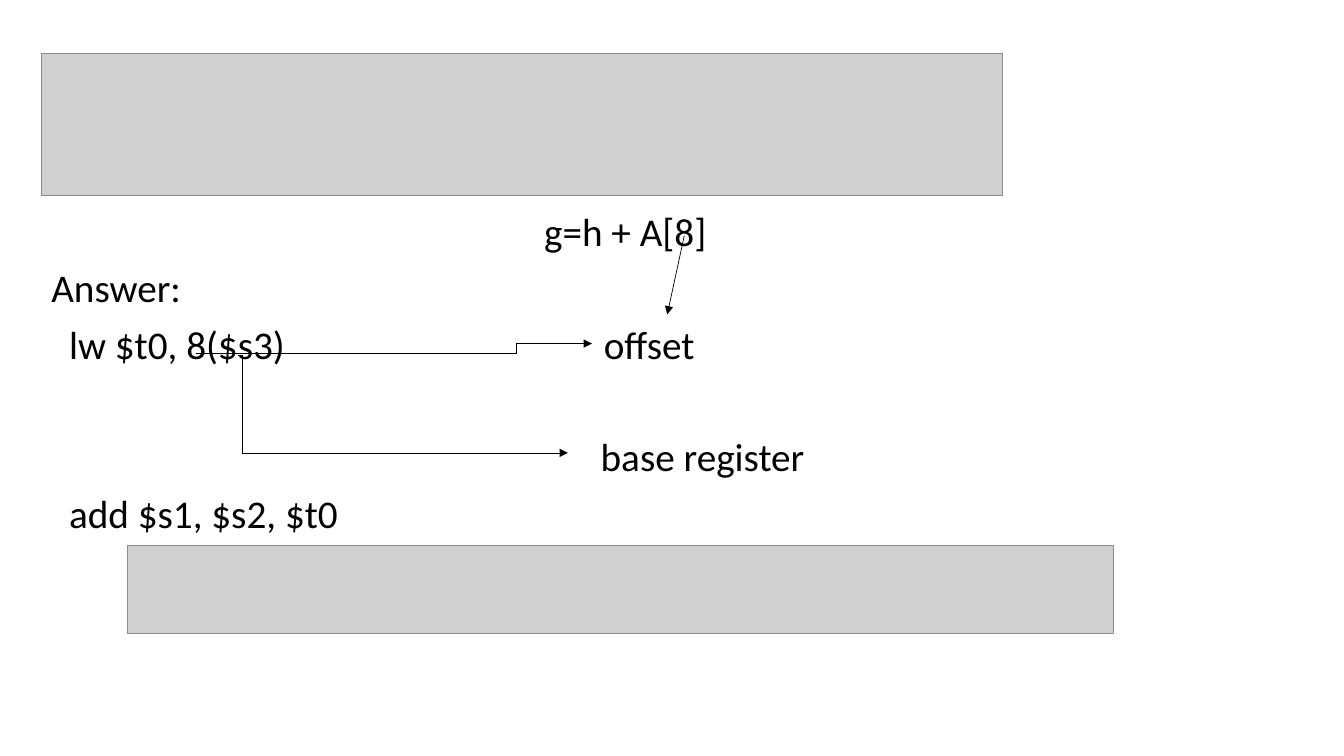
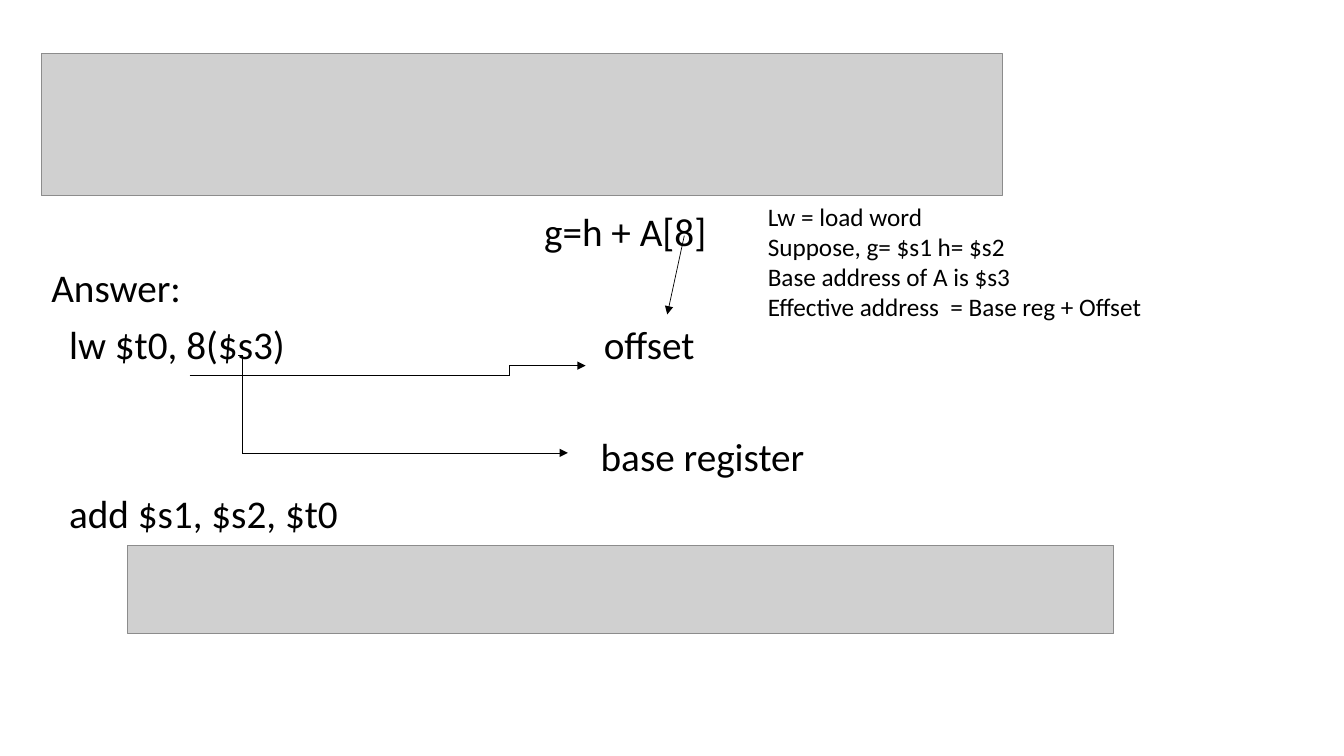
Before and after one commit to Syedshajib55/Computer-Architecture, a slide deck: slide 20 of CSE_213_3.pptx (slide 19 before the commit). Drawn at 1344x756 pixels with LibreOffice and Linux fonts; fonts in the diff are those of the drawing; grey boxes stand for pictures. Boxes give left, top, right and bottom in pixels: in the first picture for what was removed or moved away, otherwise in the second. Text is boxed around its words. In the diff, an @@ line names an element or a change of style, - is before the commit and + after.

```diff
--- a/CSE_213_3.pptx
+++ b/CSE_213_3.pptx
@@ text added at box(768, 208, 1141, 321), 18 pt, text #000000 @@
+Lw = load word
+Suppose, g= $s1 h= $s2
+Base address of A is $s3
+Effective address = Base reg + Offset
@@ elbow arrow moved from (196, 354) - (592, 344) to (190, 376) - (586, 366) @@
```
Also in this commit, not shown: 16 other slides changed, 3 slides added, 2 slides removed.
